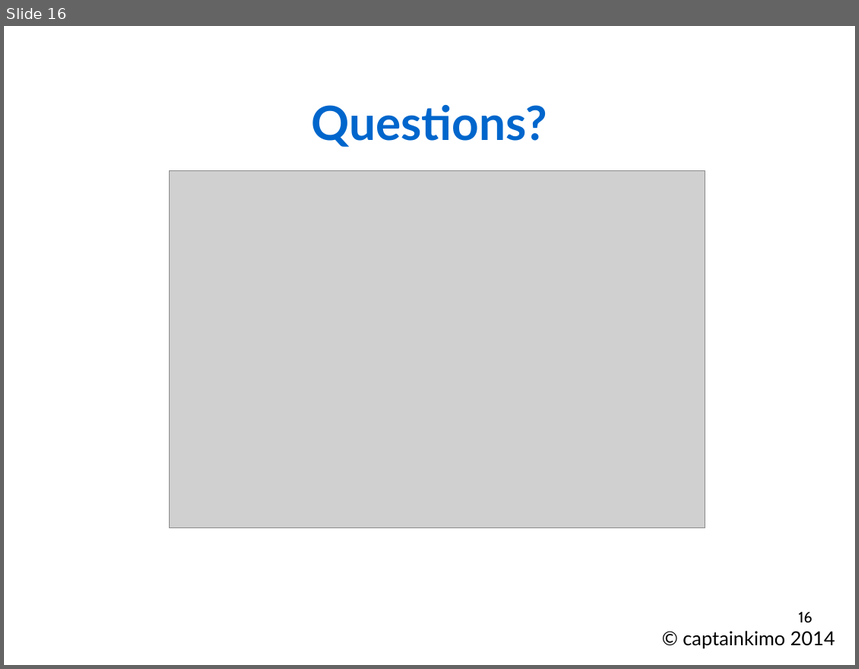
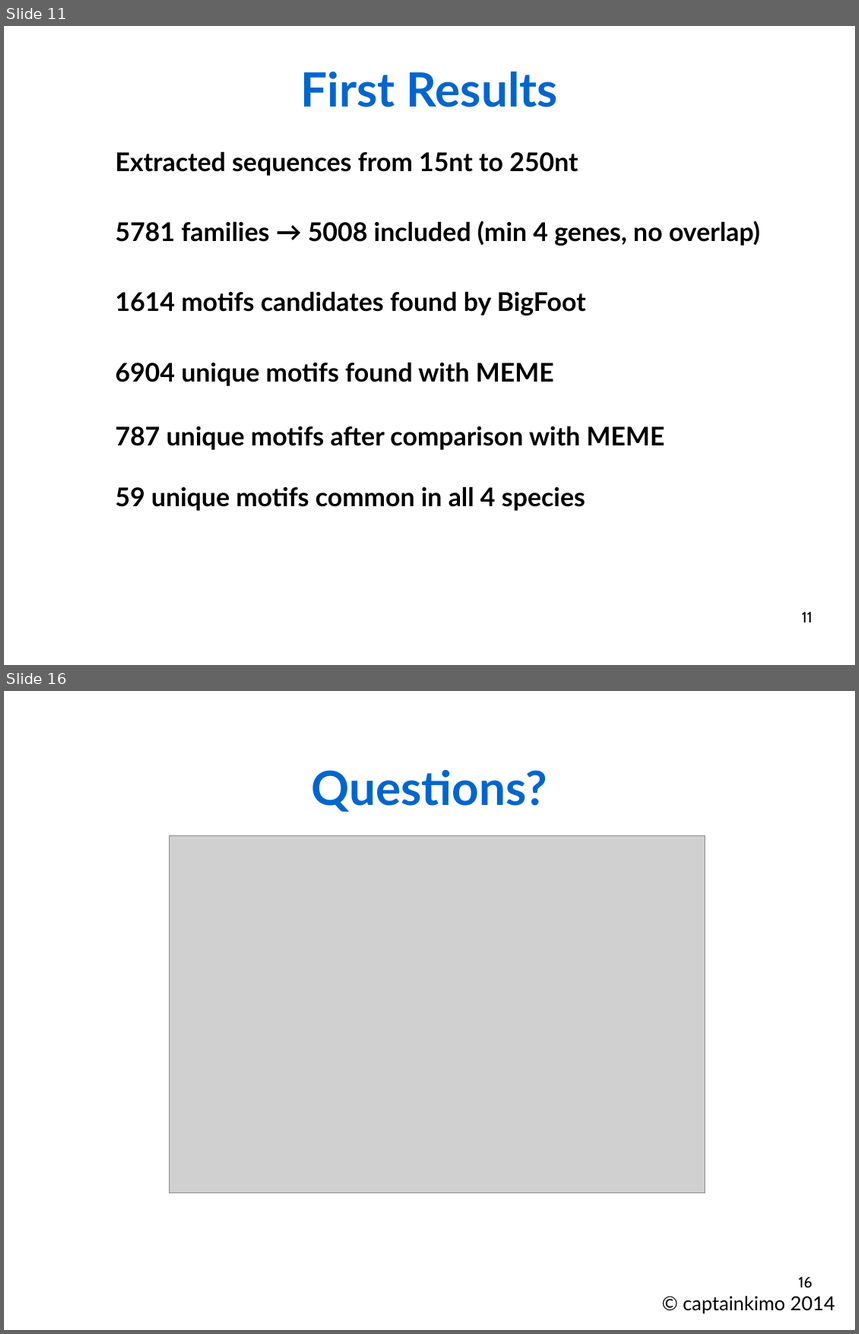
Before and after one commit to Rekyt/lynchlabpresentation2014, a slide deck: LabMeetingPresentation.odp. Shown one above the other, each under a label of ours: slide 16 before the commit, slides 11 and 16 after it; the slides between them are not shown. The pictures are 859x669 and 859x1334 pixels, drawn with LibreOffice and Linux fonts; fonts in the diff are those of the drawing; grey boxes stand for pictures. Boxes give left, top, right and bottom in pixels: in the first picture for what was removed or moved away, otherwise in the second. Text is boxed around its words. In the diff, an @@ line names an element or a change of style, - is before the commit and + after.

```diff
--- a/LabMeetingPresentation.odp
+++ b/LabMeetingPresentation.odp
@@ slide 11 added at (x1=4, y1=26, x2=855, y2=665), background #FFFFFF @@
@@ text added at (x1=300, y1=72, x2=558, y2=107), 44 pt, text #0066CC, bold @@
+First Results
@@ text added at (x1=115, y1=151, x2=578, y2=176), 24 pt, text #000000, bold @@
+Extracted sequences from 15nt to 250nt
@@ text added at (x1=115, y1=221, x2=760, y2=246), 24 pt, text #000000, bold @@
+5781 families → 5008 included (min 4 genes, no overlap)
@@ text added at (x1=115, y1=291, x2=586, y2=316), 24 pt, text #000000, bold @@
+1614 motifs candidates found by BigFoot
@@ text added at (x1=115, y1=362, x2=554, y2=386), 24 pt, text #000000, bold @@
+6904 unique motifs found with MEME
@@ text added at (x1=115, y1=426, x2=665, y2=450), 24 pt, text #000000, bold @@
+787 unique motifs after comparison with MEME
@@ text added at (x1=115, y1=487, x2=585, y2=511), 24 pt, text #000000, bold @@
+59 unique motifs common in all 4 species
@@ page number added at (x1=802, y1=612, x2=813, y2=623), 14 pt, text #000000 @@
+11
```
Also in this commit, not shown: 2 slides changed, 3 other slides added, 4 slides removed.
